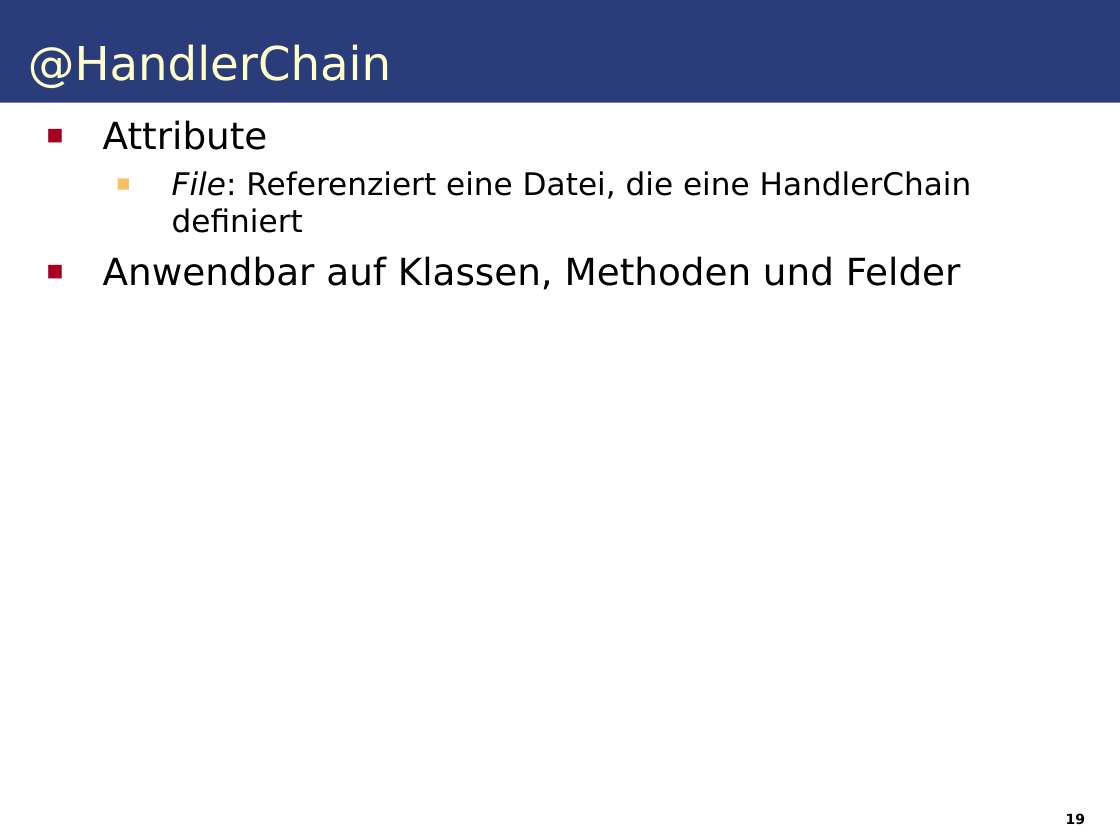
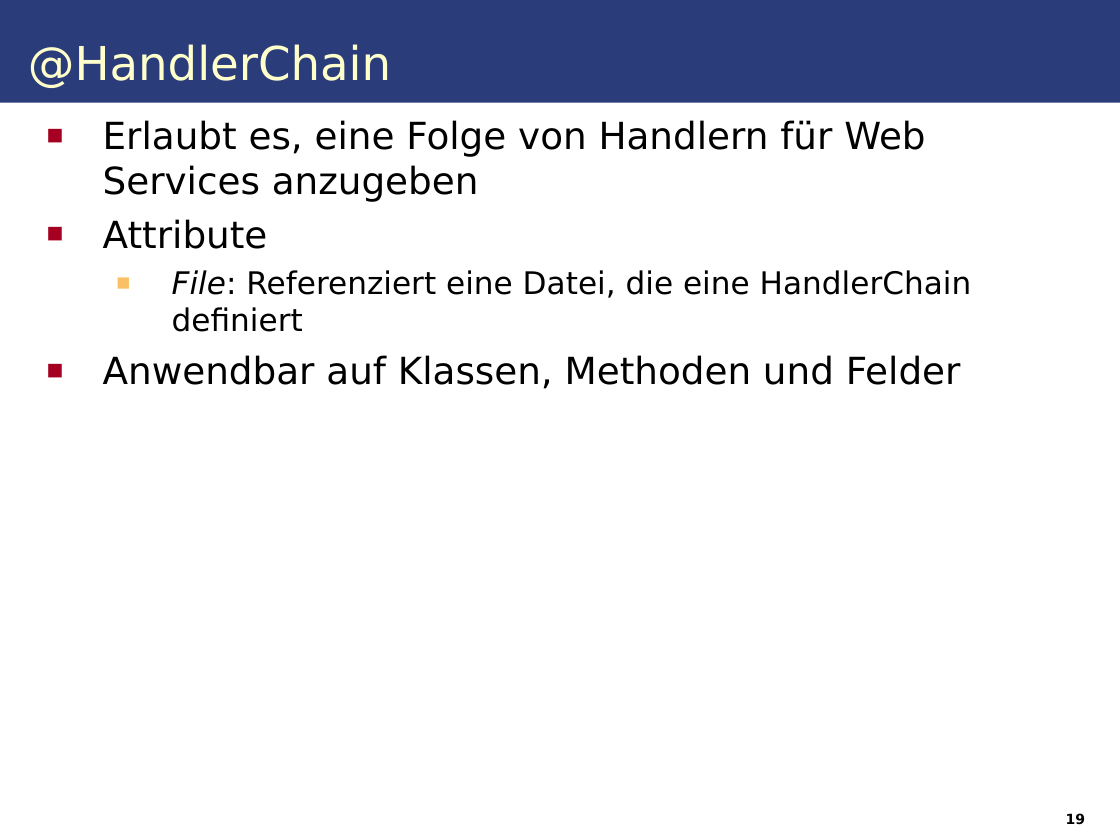
Before and after one commit to IAAS/decidr, a slide deck: slide 19 of seminars/rr/presentation/Web_Services.odp. Drawn at 1120x840 pixels with LibreOffice and Linux fonts; fonts in the diff are those of the drawing. Boxes give left, top, right and bottom in pixels: in the first picture for what was removed or moved away, otherwise in the second. Text is boxed around its words. In the diff, an @@ line names an element or a change of style, - is before the commit and + after.

```diff
--- a/seminars/rr/presentation/Web_Services.odp
+++ b/seminars/rr/presentation/Web_Services.odp
@@ text at [103, 120, 925, 201]: paragraph added @@
+■ Erlaubt es, eine Folge von Handlern für Web Services anzugeben
```
Also in this commit, not shown: 9 other slides changed, 1 slide added.
